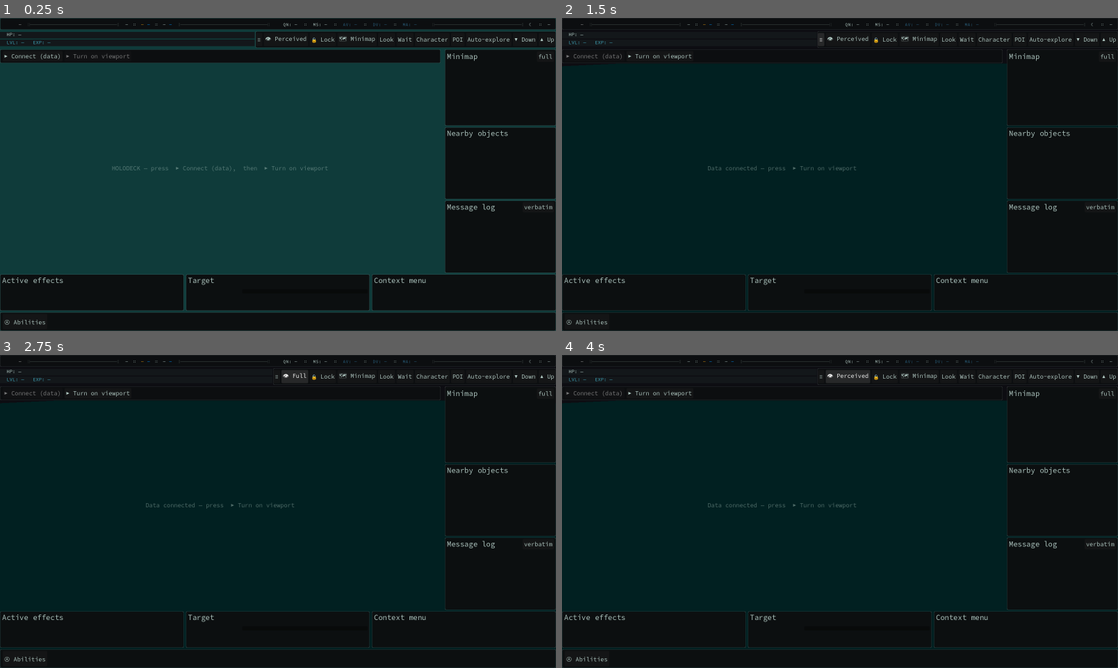
Above: before the commit, frames 1-4 (two rows, left to right).
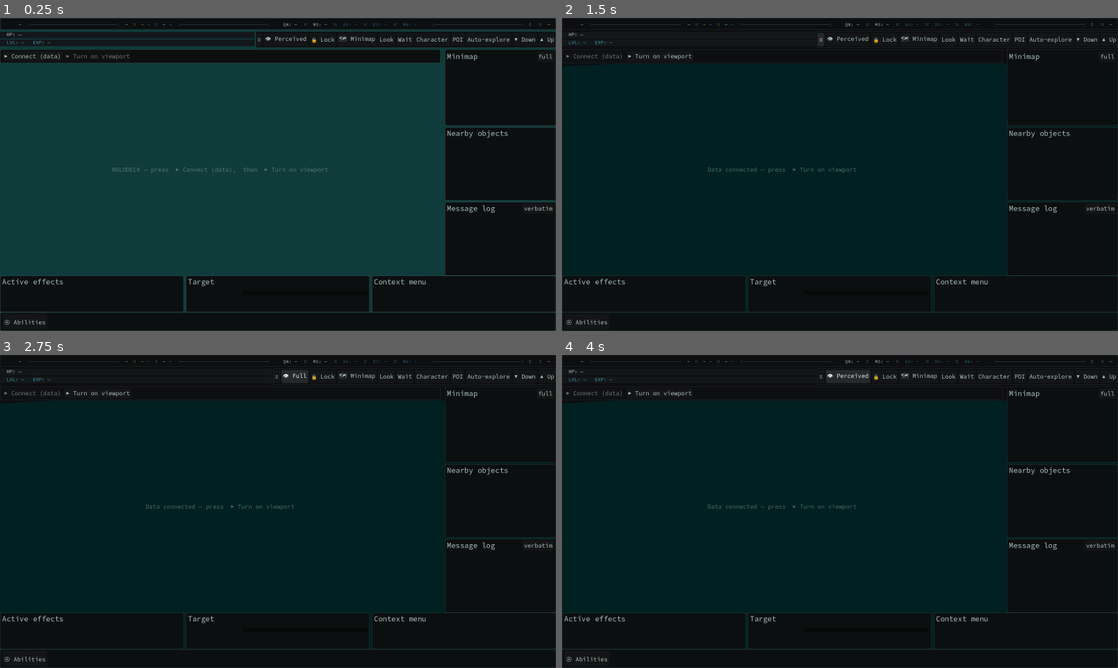
Above: after the commit, the same moments.

Repository: DazzlingDukeOfLazers/raves-of-qud
Game: Godot game, scene res://MainFrame.tscn
The game is run twice, just before and just after one commit, with the same random seed, the same clock (stepped at 60 frames per second) and the same inputs. This scene is started directly instead of the project's main scene.
Inputs:
- Up to frame 1 (0.25 s): no input
- Up to frame 2 (1.5 s): click "▶ Connect (data)" at 0.5 s; click "≡" at 1.25 s
- Up to frame 3 (2.75 s): click "👁 Perceived" at 2 s
- Up to frame 4 (4 s): click "≡" at 2.75 s; click "👁 Full" at 3.5 s

The runs differ from the first frame. In frame 1, 1.7% of the frame differs, in the area x 0-100%, y 47-94%; in frame 2, 0.9%; in frame 3, 0.9%; in frame 4, 0.9%.

Commit message:
command bar: Qud's 62px bar, flush under row 3
Qud's bottom 90 is row 3 at 990..1017 and the ability bar at 1018..1079 -- 62
tall, with NO gap between them. Ours was sep4 + row3(31) + sep4 + bar(54), so
the cells came out 44 tall at y1031 against Qud's 62 at y1018.

Three things had to change together:

  - the bar is 62, measured off Qud's own CELL (x180..367, y1018..1079) rather
    than off the bar's apparent edge; the earlier reading recorded as "exactly
    58px tall" was short.
  - the row gaps are EXPLICIT spacers now, not one container separation. The top
    rows carry 4px and the bottom rows carry none; a single separation cannot
    say both, and it was the 4px before the bar that held the cells low.
  - the stylebox's 5px vertical content margins are LAYOUT, not decoration. They
    survived into the transparent 1:1 box, so pinning the bar to 62 still left
    52-tall cells until they were zeroed.

Verified against Qud in the same frame: the selection frame is y1018..1079 and
its fill y1019..1078 in BOTH, exactly. Bottom chrome mean 12.35 -> 11.24.

Two things this leaves, both measured:
  - HORIZONTAL: Qud's cell is x180..367 (188 wide), ours x198..373 (176). The
    gutter and the pitch both differ; Qud draws no cell dividers at all where we
    draw seven.
  - ROW 3: its top is now bar_top minus its own height, so the layout cannot
    place it -- and our content is 19 rows tall against Qud's 10 (text at
    994..1012 vs Qud's 1000..1009). Shrinking it is a change inside the effects,
    target and context views, not a constant here.

Co-Authored-By: Claude Opus 5 <noreply@anthropic.com>

Diff:
--- a/godot/CommandBar.gd
+++ b/godot/CommandBar.gd
@@ -176,7 +176,10 @@
 	_gutter.visible = on
 	# Qud's ability bar is exactly 58px tall at 1920x1080 (measured; icons 40px within) — pin it so
 	# the play hole's bottom edge lands where Qud's does. User mode sizes to content as before.
-	custom_minimum_size = Vector2(0, 54) if on else Vector2(0, 0)   # 90px budget: 4+28+4+54
+	# 62, measured off Qud's own ability CELL (x180..367, y1018..1079) rather than off the bar's
+	# apparent edge -- the earlier 58/54 reading was short, which left our cells 44 tall against
+	# Qud's 62. Qud's bottom 90 is row3 990..1017 flush against the bar 1018..1079.
+	custom_minimum_size = Vector2(0, 62) if on else Vector2(0, 0)
 	# drop the rounded QoL box in 1:1 — the continuous bottom-strip chrome + the VSeparator dividers ARE
 	# Qud's look; the framed box floated on the playfield. Restore it in user mode.
 	var cur := get_theme_stylebox("panel")
@@ -186,11 +189,18 @@
 			f.bg_color = Color(0, 0, 0, 0)
 			f.set_border_width_all(0)
 			f.set_corner_radius_all(0)
+			# ...and no vertical inset. The stylebox's 5px content margins are LAYOUT, not just
+			# decoration: they survived the transparent 1:1 box and kept the cells 10px shorter than
+			# the bar, so pinning the bar to Qud's 62 still left 52-tall cells against Qud's 62.
+			f.content_margin_top = 0
+			f.content_margin_bottom = 0
 		else:
 			f.bg_color = QudPalette.CHROME
 			f.set_border_width_all(1)
 			f.border_color = Color(1, 1, 1, 0.12)
 			f.set_corner_radius_all(3)
+			f.content_margin_top = 5
+			f.content_margin_bottom = 5
 		add_theme_stylebox_override("panel", f)
 	if not _last_data.is_empty():
 		set_snapshot(_last_data)
--- a/godot/MainFrame.gd
+++ b/godot/MainFrame.gd
@@ -95,6 +95,7 @@
 const VITALS_BOX_H := 19
 const VITALS_TOP_PAD := 2        # row 1's top -> Qud's first bar row (45 -> 47)
 const VITALS_GAP := 3            # Qud's gap between the HP and EXP boxes (66..68)
+const ROW_GAP := 4               # the gap the TOP rows carry (the bottom rows carry none)
 const VITALS_USER_INSET := 170   # user mode: inset the bar behind the label so green text stays readable
 const COL_VITALS_TRACK := Color8(19, 23, 26)   # Qud's empty-bar track (dark)
 var _l_hp: RichTextLabel   # HP line — RichText so only the current-HP number is health-tinted (like Qud)
@@ -176,13 +177,19 @@
 	var rows := VBoxContainer.new()
 	_rows_box = rows   # the overflow tripwire audits each row's minimum against the window
 	rows.set_anchors_preset(Control.PRESET_FULL_RECT)
-	rows.add_theme_constant_override("separation", 4)
+	# GAPS ARE EXPLICIT, not one shared separation. Qud's bottom 90px is row 4 (the ability bar,
+	# 62 tall at y=1018) sitting flush under row 3 -- no gap at all -- while the top rows do have
+	# their 4px. One container separation cannot express both, and it was the 4px before the bar
+	# that held the cells 8px short and 8px low of Qud's.
+	rows.add_theme_constant_override("separation", 0)
 	add_child(rows)
 
 	rows.add_child(_row_status())        # 1: top status strip
+	rows.add_child(_vspace(ROW_GAP))
 	rows.add_child(_row_vitals_menu())   # 2: HP/EXP  |  top menu
+	rows.add_child(_vspace(ROW_GAP))
 	rows.add_child(_row_main())          # 3: Holodeck | side panels  (expands)
-	rows.add_child(_row_context())       # 4: effects | target | context menu
+	rows.add_child(_row_context())       # 4: effects | target | context menu — flush, as Qud has it
 	rows.add_child(_row_command())       # 5: command bar (abilities)
 
 	# The registry of sub-views (created inside the row builders above). _apply_stats feeds them all.
